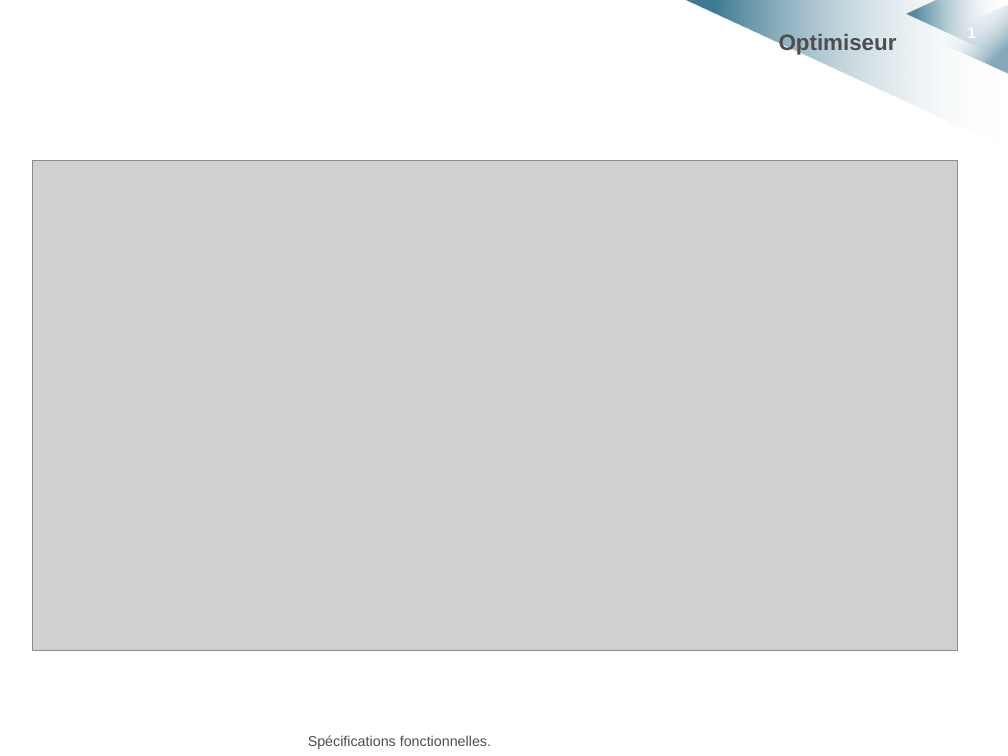
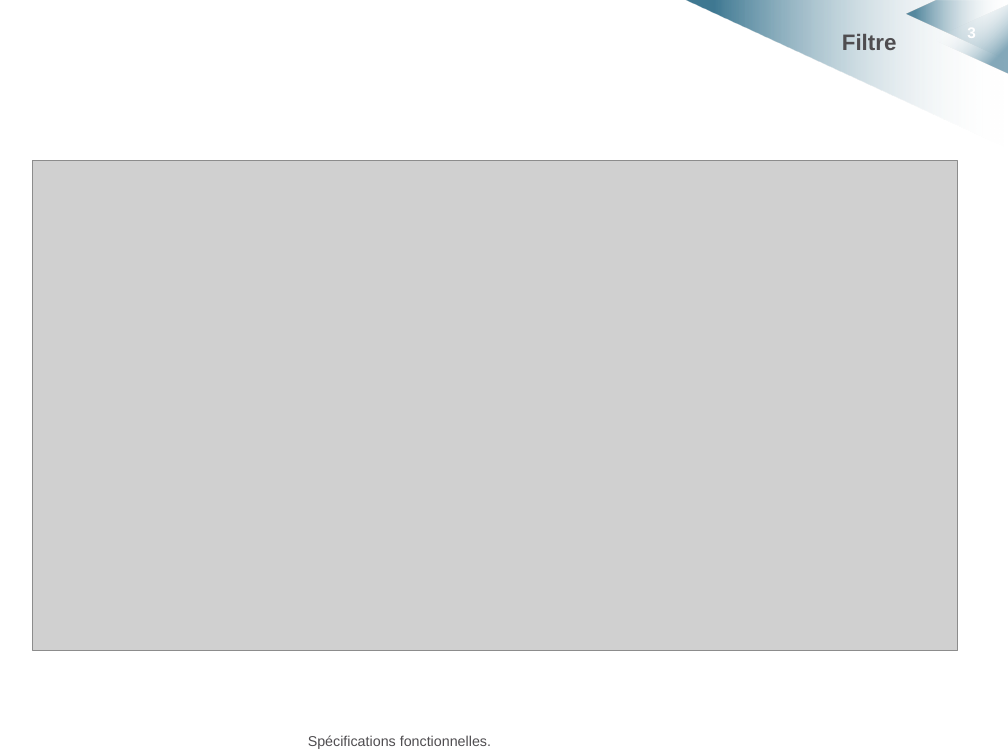
Before and after one commit to HKervadec/korrigolo, a slide deck: slide 3 of soutenances/projet_decembre/spec.pptx (slide 1 before the commit). Drawn at 1008x756 pixels with LibreOffice and Linux fonts; fonts in the diff are those of the drawing; grey boxes stand for pictures; background and template pictures are left out. Boxes give left, top, right and bottom in pixels: in the first picture for what was removed or moved away, otherwise in the second. Text is boxed around its words. In the diff, an @@ line names an element or a change of style, - is before the commit and + after.

```diff
--- a/soutenances/projet_decembre/spec.pptx
+++ b/soutenances/projet_decembre/spec.pptx
@@ page number at box(967, 24, 976, 41): text changed @@
-1
+3
@@ title at box(842, 34, 897, 50): text changed @@
-Optimiseur
+Filtre
```
Also in this commit, not shown: 1 other slide changed, 5 slides added, 9 other files.
